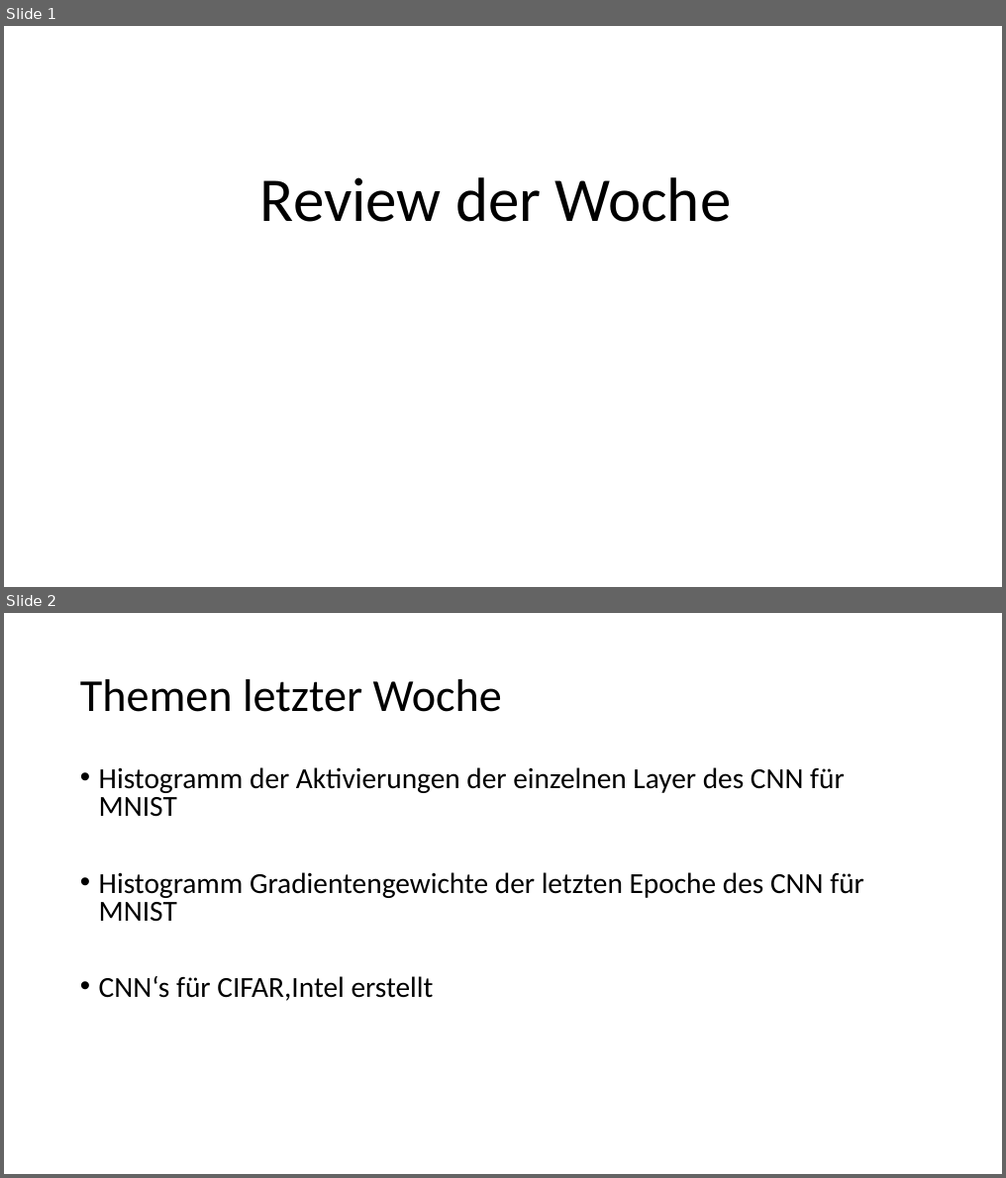
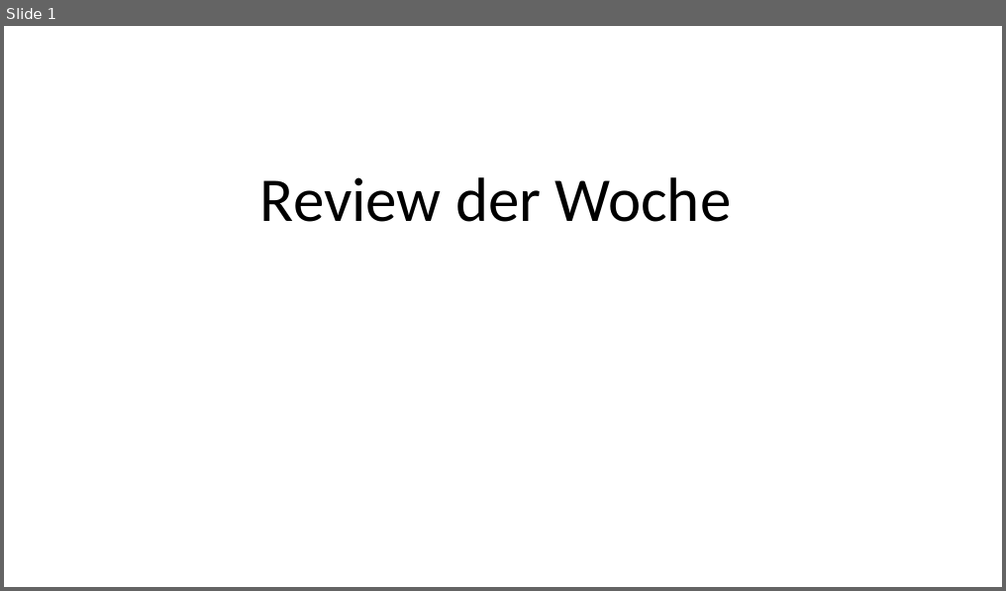
Before and after one commit to resist95/activation-ba, a slide deck: Review der Woche.odp. Shown one above the other, each under a label of ours: slides 1 and 2 before the commit, slide 1 after it. The pictures are 1006x1178 and 1006x591 pixels, drawn with LibreOffice and Linux fonts; fonts in the diff are those of the drawing. Boxes give left, top, right and bottom in pixels: in the first picture for what was removed or moved away, otherwise in the second. Text is boxed around its words. In the diff, an @@ line names an element or a change of style, - is before the commit and + after.

```diff
--- a/Review der Woche.odp
+++ b/Review der Woche.odp
@@ slide 2 removed at (4, 613, 1002, 1174), background #FFFFFF @@
@@ title removed at (80, 679, 502, 712) @@
-Themen letzter Woche
@@ text removed at (99, 767, 864, 1001) @@
-• Histogramm der Aktivierungen der einzelnen Layer des CNN für MNIST
-• Histogramm Gradientengewichte der letzten Epoche des CNN für MNIST
-• CNN‘s für CIFAR,Intel erstellt
```
Also in this commit, not shown: 2 slides changed, 5 slides added, 1 other slide removed.
